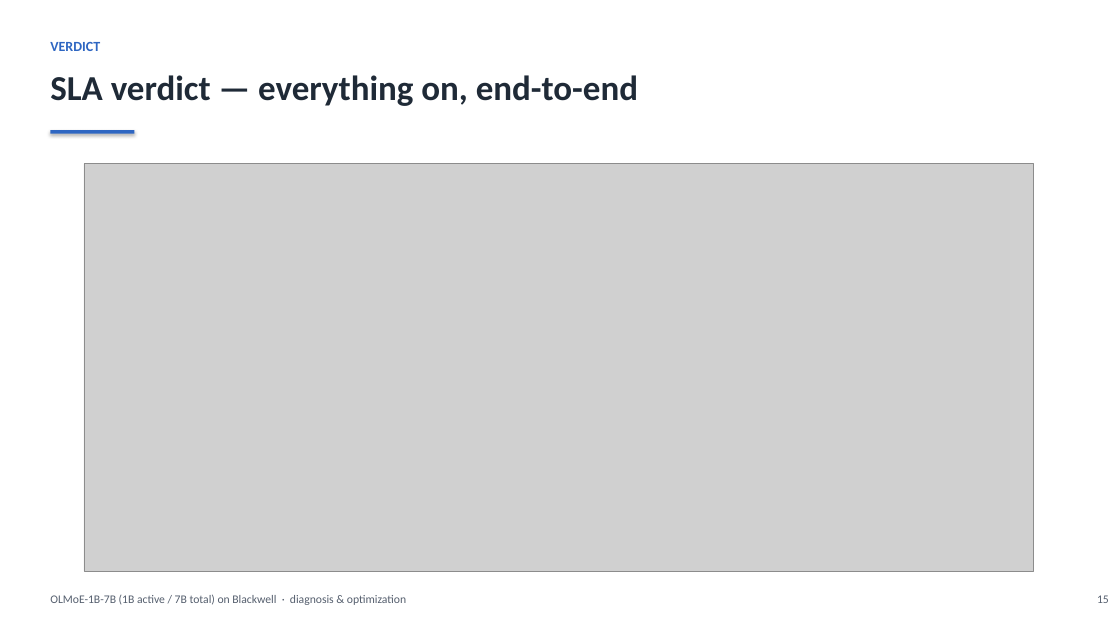
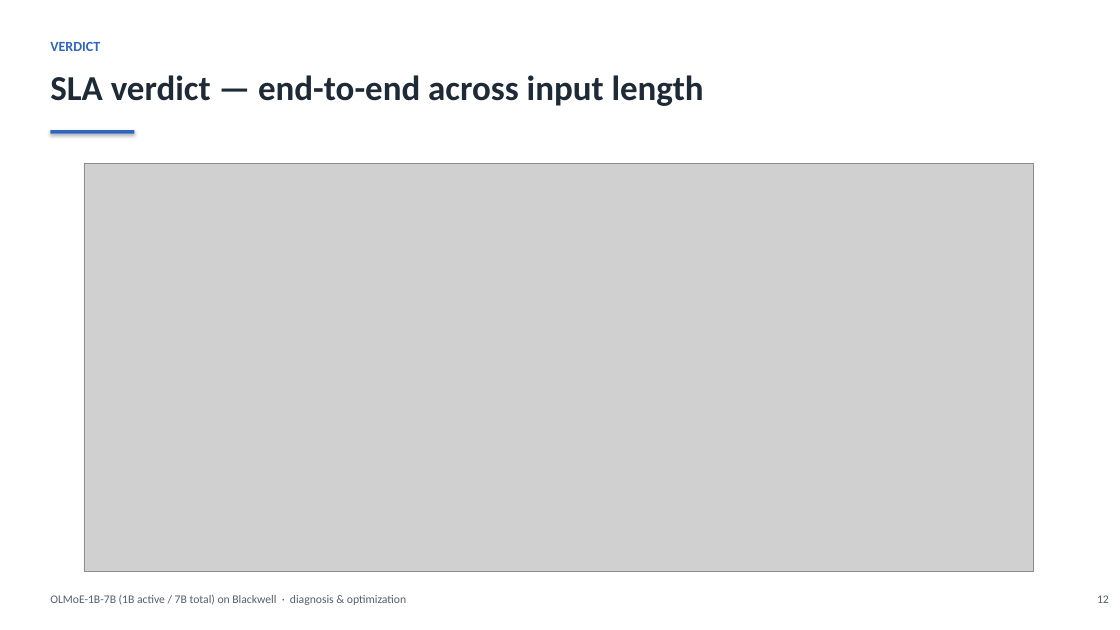
Before and after one commit to harishvs/moe-inference-optimize, a slide deck: slide 12 of talk/deck.pptx (slide 15 before the commit). Drawn at 1120x630 pixels with LibreOffice and Linux fonts; fonts in the diff are those of the drawing; grey boxes stand for pictures. Boxes give left, top, right and bottom in pixels: in the first picture for what was removed or moved away, otherwise in the second. Text is boxed around its words. In the diff, an @@ line names an element or a change of style, - is before the commit and + after.

```diff
--- a/talk/deck.pptx
+++ b/talk/deck.pptx
@@ text at (50,75,704,106): text changed @@
-SLA verdict — everything on, end-to-end
+SLA verdict — end-to-end across input length
@@ text at (1097,595,1109,603): text changed @@
-15
+12
```
Also in this commit, not shown: 14 other slides changed, 2 slides added, 2 slides removed, 40 other files.
